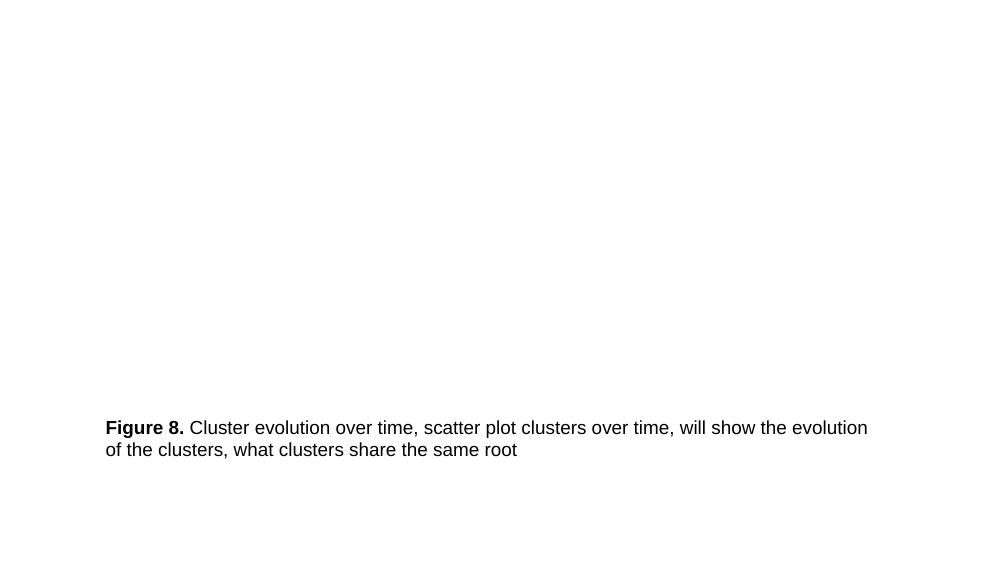
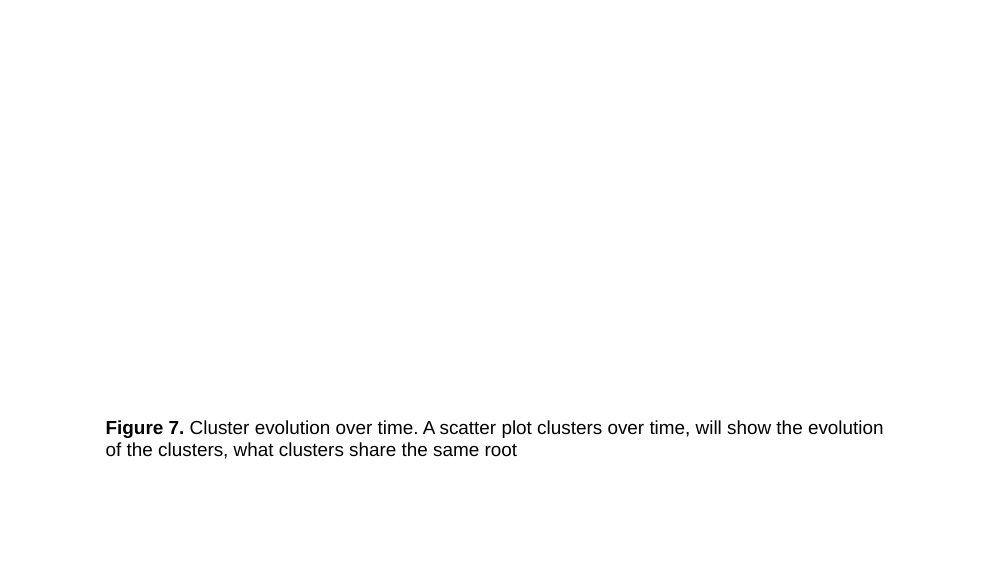
Before and after one commit to sha524/Spike_protein, a slide deck: slide 7 of Plots and Figures/Real plots and figures/Completed figures with captions.pptx (slide 8 before the commit). Drawn at 1008x567 pixels with LibreOffice and Linux fonts; fonts in the diff are those of the drawing. Boxes give left, top, right and bottom in pixels: in the first picture for what was removed or moved away, otherwise in the second. Text is boxed around its words. In the diff, an @@ line names an element or a change of style, - is before the commit and + after.

Commit message:
Figure legends and outline for report

```diff
--- a/Plots and Figures/Real plots and figures/Completed figures with captions.pptx
+++ b/Plots and Figures/Real plots and figures/Completed figures with captions.pptx
@@ text at [106, 420, 884, 459]: text changed @@
-Figure 8. Cluster evolution over time, scatter plot clusters over time, will show the evolution of the clusters, what clusters share the same root
+Figure 7. Cluster evolution over time. A scatter plot clusters over time, will show the evolution of the clusters, what clusters share the same root
```
Also in this commit, not shown: 2 other slides changed, 1 slide added, 1 slide removed, 1 other file.
